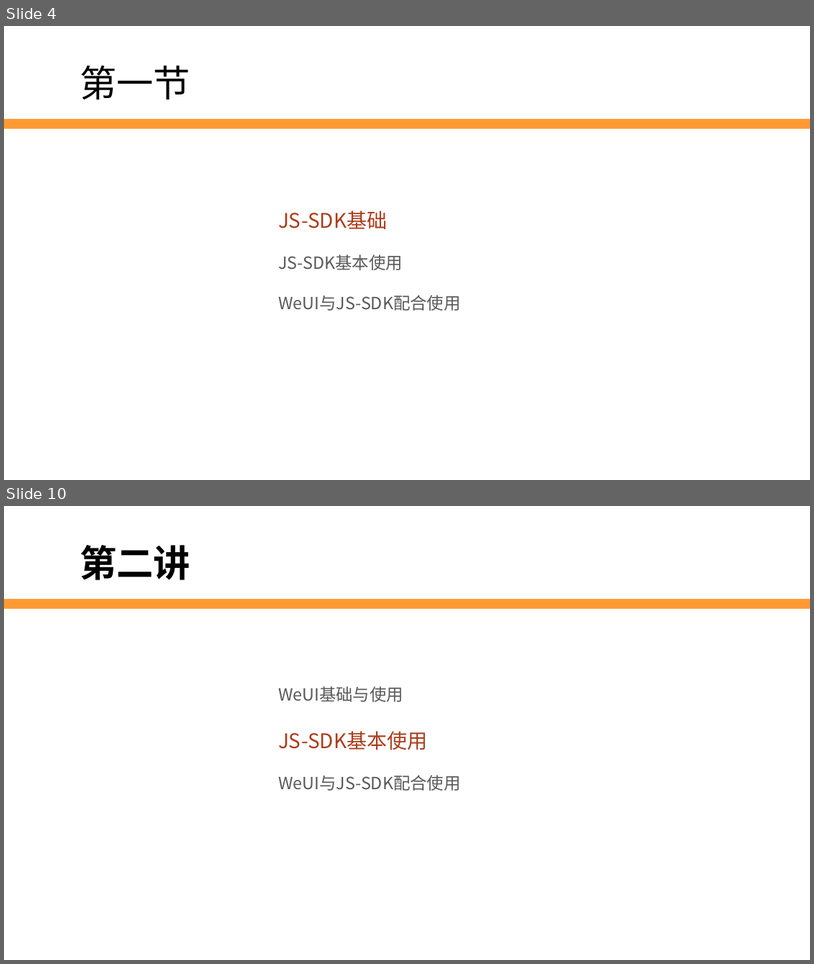
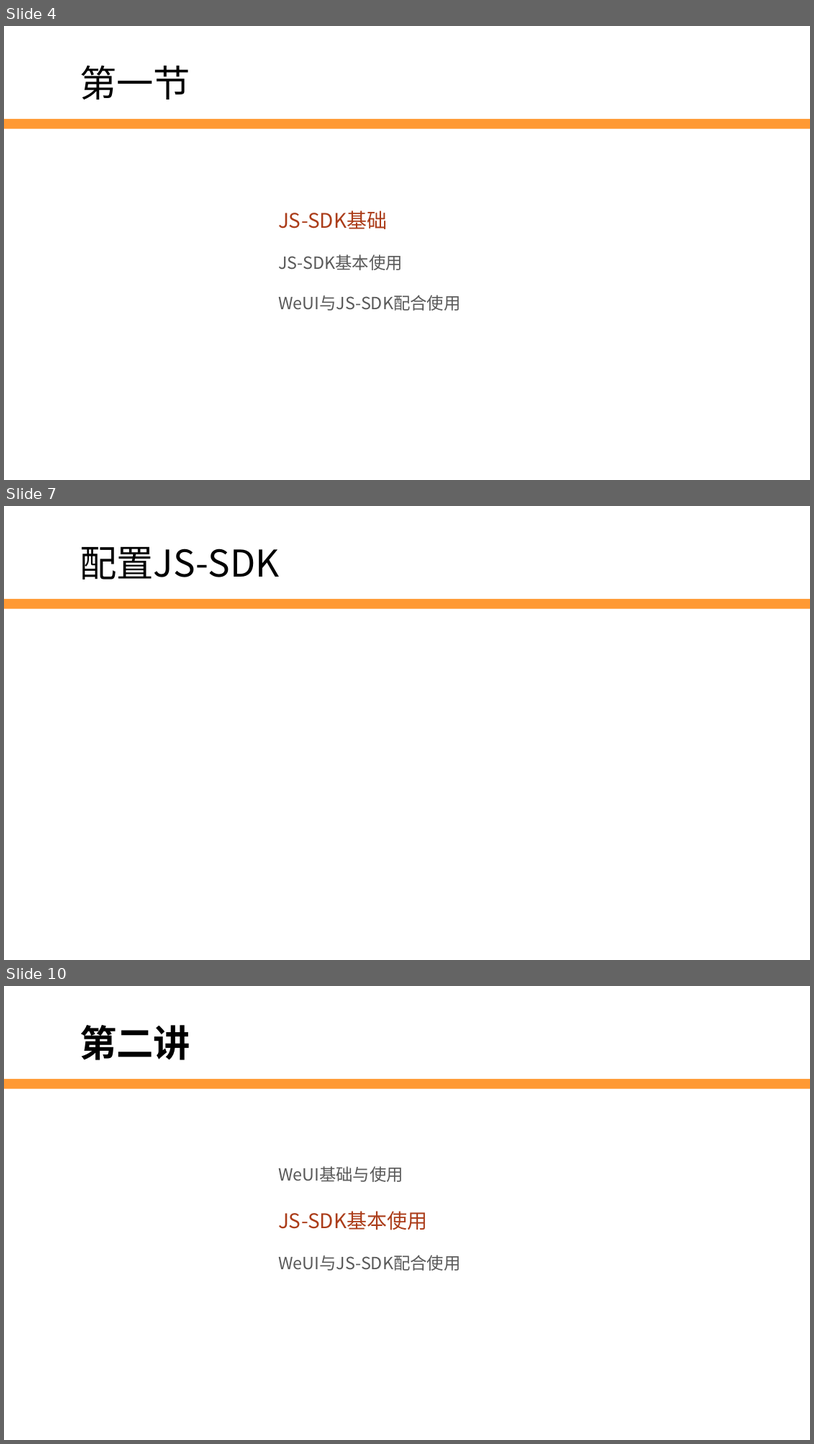
Before and after one commit to edu2act/2017-2018_1st_Wechat_Web_Programming, a slide deck: 第10讲 JS-SDK.pptx. Shown one above the other, each under a label of ours: slides 4 and 10 before the commit, slides 4, 7 and 10 after it; the slides between them are not shown. The pictures are 814x964 and 814x1444 pixels, drawn with LibreOffice and Linux fonts; fonts in the diff are those of the drawing; background and template pictures are left out. Boxes give left, top, right and bottom in pixels: in the first picture for what was removed or moved away, otherwise in the second. Text is boxed around its words. In the diff, an @@ line names an element or a change of style, - is before the commit and + after.

```diff
--- a/第10讲 JS-SDK.pptx
+++ b/第10讲 JS-SDK.pptx
@@ slide 7 added at (4,506,810,960), background #FFFFFF; not listed: 1 template element that a slide beside it also shows @@
@@ text added at (80,546,279,579), 44 pt, text #000000 @@
+配置JS-SDK
```
Also in this commit, not shown: 6 other slides added, 16 slides removed, 1 other file.
